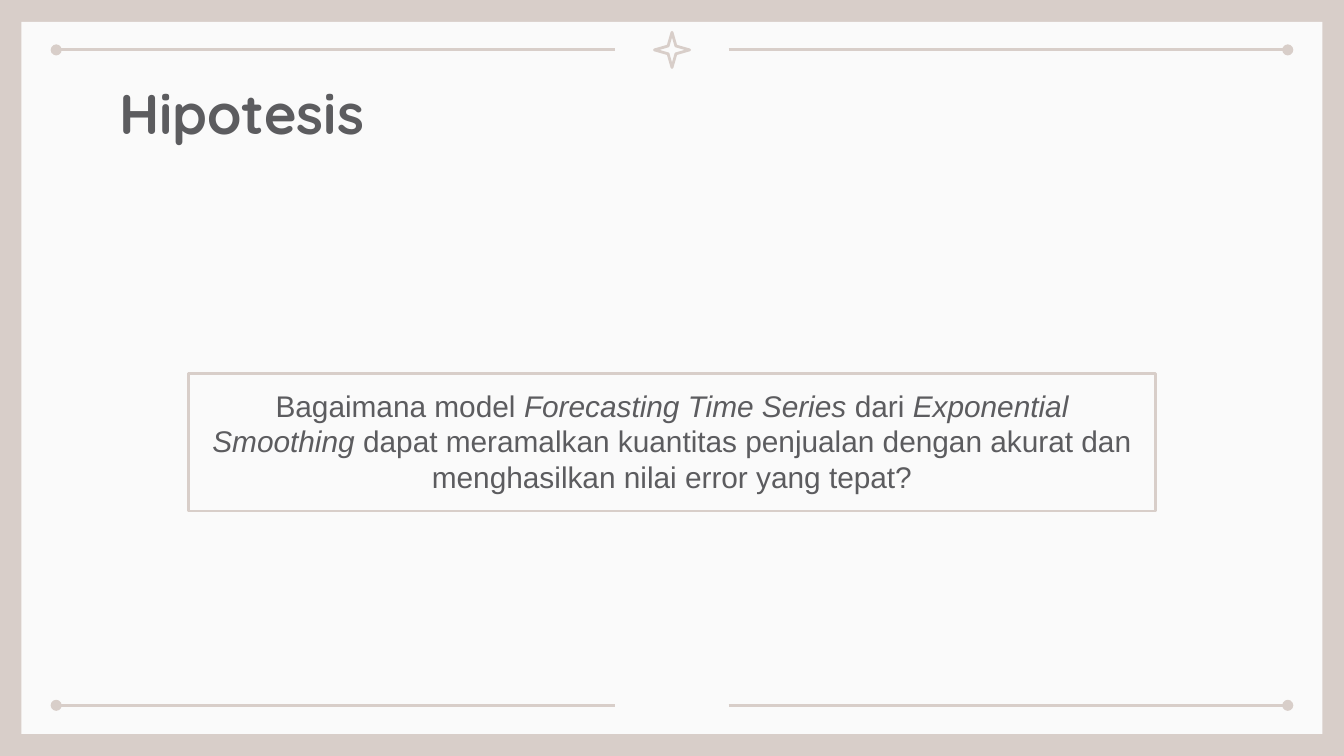
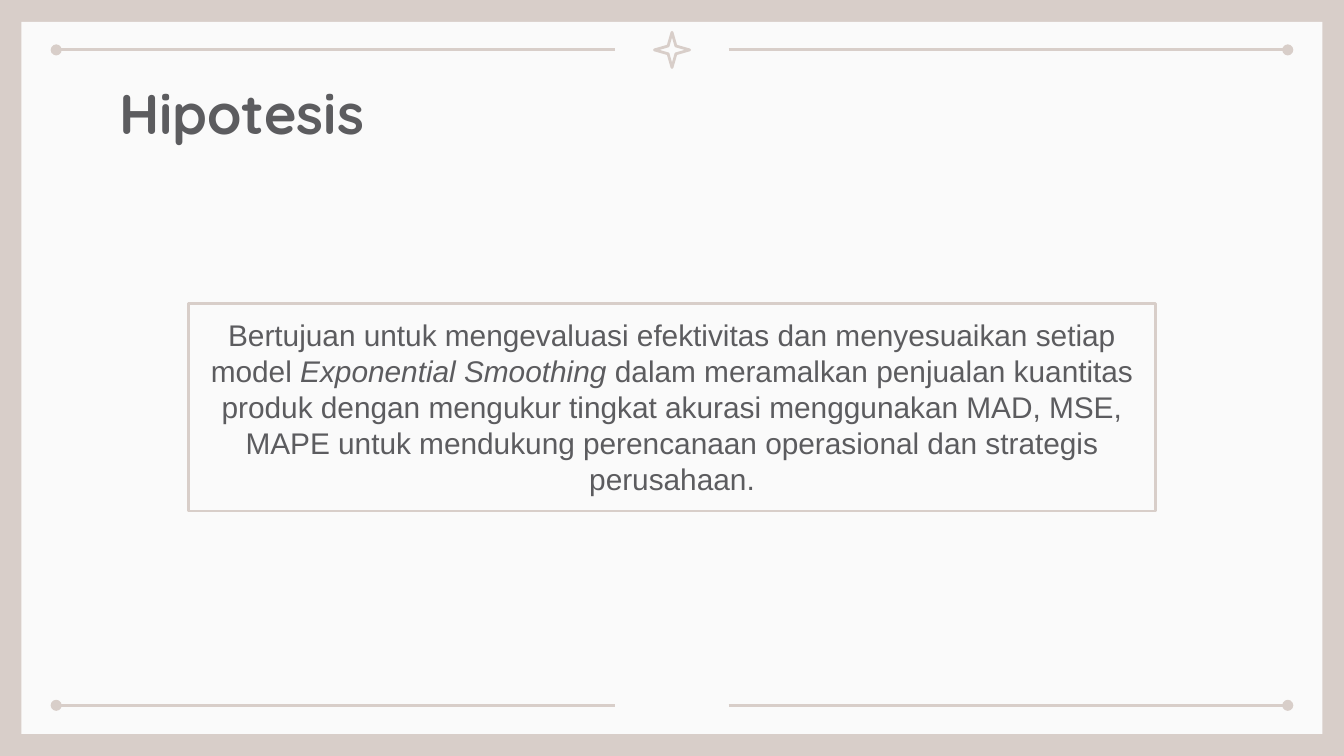
Before and after one commit to christiankencana/thesis, a slide deck: slide 10 of document/2211601741_ChristianKencana_Thesis.pptx. Drawn at 1344x756 pixels with LibreOffice and Linux fonts; fonts in the diff are those of the drawing. Boxes give left, top, right and bottom in pixels: in the first picture for what was removed or moved away, otherwise in the second. Text is boxed around its words. In the diff, an @@ line names an element or a change of style, - is before the commit and + after.

```diff
--- a/document/2211601741_ChristianKencana_Thesis.pptx
+++ b/document/2211601741_ChristianKencana_Thesis.pptx
@@ subtitle "Bertujuan untuk mengevaluasi efektivitas dan ...": place and size @@
-subtitle "Bertujuan untuk mengevaluasi efektivitas dan ..." at [188,374,1154,511]
+subtitle "Bertujuan untuk mengevaluasi efektivitas dan ..." at [188,304,1154,511]
@@ subtitle at [211,324,1133,495]: text changed @@
-Bagaimana model Forecasting Time Series dari Exponential Smoothing dapat meramalkan kuantitas penjualan dengan akurat dan menghasilkan nilai error yang tepat?
+Bertujuan untuk mengevaluasi efektivitas dan menyesuaikan setiap model Exponential Smoothing dalam meramalkan penjualan kuantitas produk dengan mengukur tingkat akurasi menggunakan MAD, MSE, MAPE untuk mendukung perencanaan operasional dan strategis perusahaan.
```
Also in this commit, not shown: 2 other slides changed, 5 other files.
